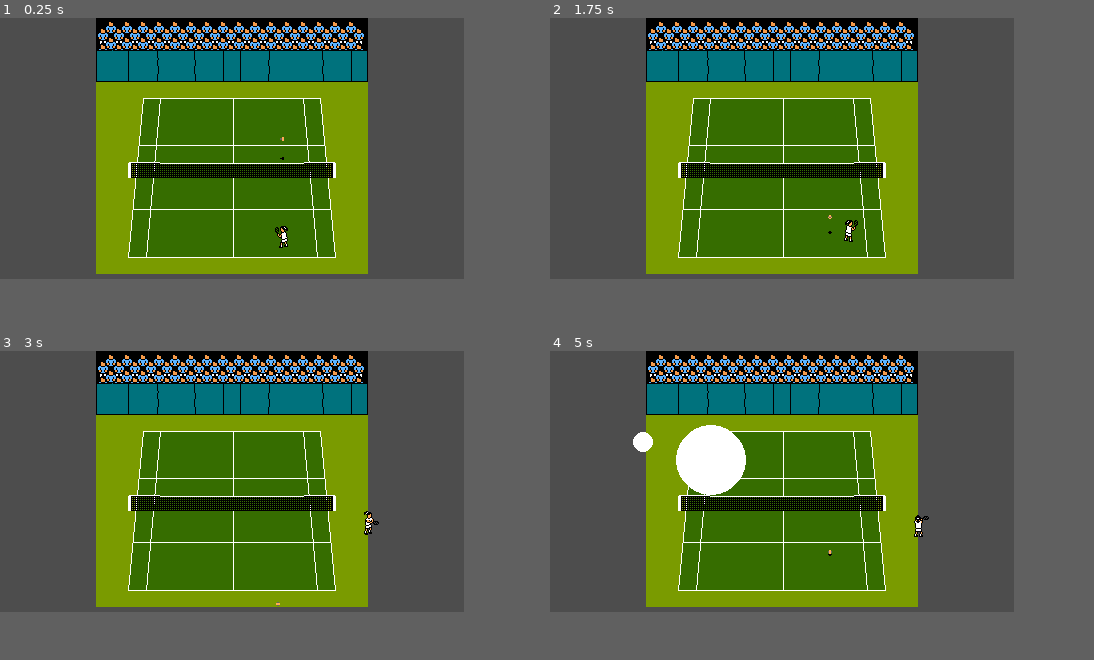
Above: before the commit, frames 1-4 (two rows, left to right).
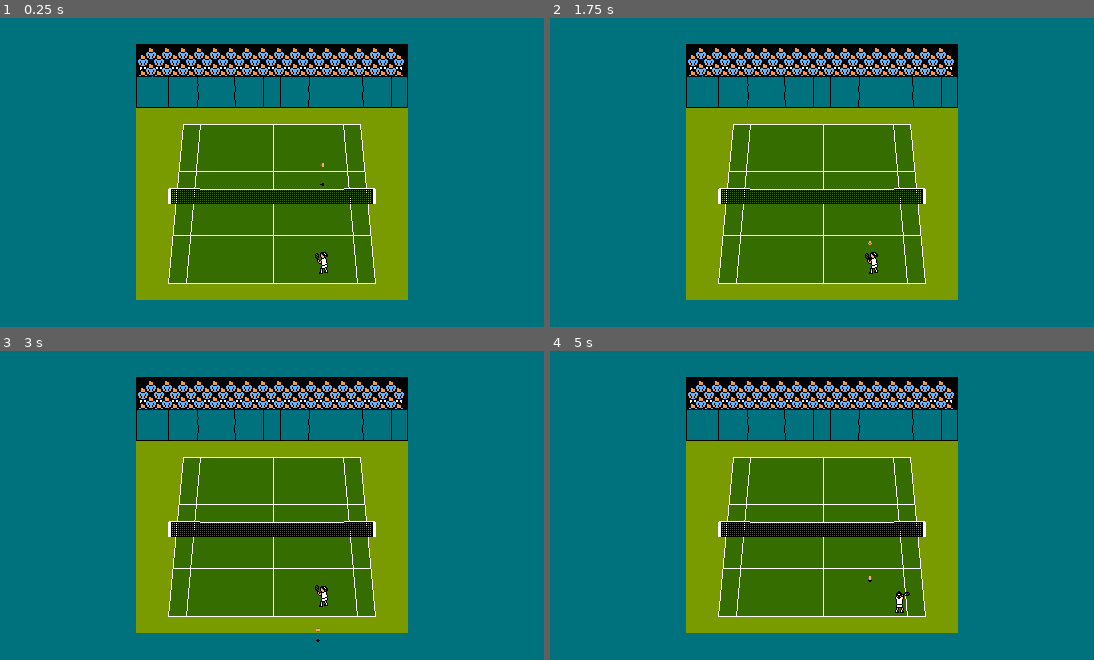
Above: after the commit, the same moments.

Repository: ajc36601/Retro-Racket
Game: Godot game, scene res://Scenes/game.tscn
The game is run twice, just before and just after one commit, with the same random seed, the same clock (stepped at 60 frames per second) and the same inputs.
Inputs (mouse positions are in pixels of both pictures, inside the frame that each line leads up to):
- Up to frame 1 (0.25 s): no input
- Up to frame 2 (1.75 s): move the mouse to (881, 135) at 0.52 s; click (881, 135) at 0.6 s; tap Enter at 1.25 s; drag from (691, 160) to (783, 82) at 1.27 s
- Up to frame 3 (3 s): move the mouse to (277, 425) at 2.02 s; click (277, 425) at 2.1 s; drag from (206, 533) to (92, 508) at 2.77 s
- Up to frame 4 (5 s): move the mouse to (919, 520) at 3.52 s; click (919, 520) at 3.6 s; drag from (642, 443) to (919, 517) at 4.27 s
The window is 464x261 before the commit and 544x309 after it. Grey fills any space a smaller window leaves; there, only what the larger window draws over its background counts as a difference.

The runs differ from the first frame. In frame 1, 64% of the frame differs, in the area x 0-86%, y 0-92%; in frame 2, 64%; in frame 3, 63%; in frame 4, 64%.

Commit message:
Layout fixes

Diff:
--- a/Scenes/game.tscn
+++ b/Scenes/game.tscn
@@ -1401,9 +1401,17 @@
 }
 
 [node name="game" type="Node2D"]
-position = Vector2(96, 0)
+position = Vector2(136, 26)
 script = ExtResource("1_3tjy2")
 metadata/_edit_horizontal_guides_ = []
+
+[node name="ColorRect" type="ColorRect" parent="."]
+z_index = -6
+offset_left = -246.0
+offset_top = -129.0
+offset_right = 500.0
+offset_bottom = 359.0
+color = Color(0, 0.447059, 0.490196, 1)
 
 [node name="court" type="Sprite2D" parent="."]
 z_index = -4
--- a/Scripts/ball.gd
+++ b/Scripts/ball.gd
@@ -50,6 +50,7 @@
 
 			move_and_slide()
 		"roll":
+			player.set_speed_scale(velocity.length()/25)
 			velocity = velocity.move_toward(Vector2.ZERO, friction*delta)
 			move_and_slide()
 		"still":
--- a/Scripts/game.gd
+++ b/Scripts/game.gd
@@ -1,28 +1,34 @@
 extends Node2D
 
+@onready var game = get_node(".")
+var stretch
+
+var thumbstickActive = false
 @onready var thumbstickBase = get_node("thumbstickBase")
 @onready var thumbstick = get_node("thumbstickBase/thumbstick")
 
 @onready var player1 = get_node("court/ySort/player1")
 
-func _unhandled_input(event):
-	if event is InputEventScreenTouch && event.get_position().x < 96:
-		if event.is_pressed():
+func _input(event):
+	if event is InputEventScreenTouch:
+		if event.is_pressed() && event.get_position().x < 125:
 			thumbstickBase.global_position = event.get_position()
 			thumbstickBase.visible = true
+			thumbstickActive = true
 			print("TOUCH")
-		else:
+		elif !event.is_pressed() && thumbstickActive:
 			thumbstick.global_position = thumbstickBase.global_position
 			thumbstickBase.visible = false
 			player1.input = Vector2.ZERO
+			thumbstickActive = false
 			print("RELEASE")
-	if event is InputEventScreenTouch && event.get_position().x > 368:
+	if event is InputEventScreenTouch && event.get_position().x > 425:
 		player1.changeState("swing")
 
-	if event is InputEventScreenDrag:
+	if event is InputEventScreenDrag && thumbstickActive:
 		var vec = event.get_position() - thumbstickBase.global_position
-		vec = vec.limit_length(70)
-		if (event.get_position() - thumbstickBase.global_position).length() <= 70:
+		vec = vec.limit_length(60)
+		if (event.get_position() - thumbstickBase.global_position).length() <= 60:
 			thumbstick.global_position = event.get_position()
 		else:
 			thumbstick.global_position = vec + thumbstickBase.global_position
@@ -30,3 +36,8 @@
 
 func _ready():
 	player1.input = Vector2.ZERO
+	stretch = Vector2(get_window().size.x/544.0, get_window().size.y/309.0)
+	game.set_position(Vector2(round((stretch.x/stretch.y*544-544)/2+position.x),position.y))
+
+func _physics_process(delta):
+	pass
--- a/project.godot
+++ b/project.godot
@@ -16,10 +16,12 @@
 
 [display]
 
-window/size/viewport_width=464
-window/size/viewport_height=261
+window/size/viewport_width=544
+window/size/viewport_height=309
 window/size/mode=2
+window/size/initial_position_type=0
 window/stretch/mode="viewport"
+window/stretch/aspect="expand"
 
 [input]
 
Binary file added: Assets/Court/Sprite-0004.png
Not shown, added: Assets/Court/Sprite-0004.png.import
